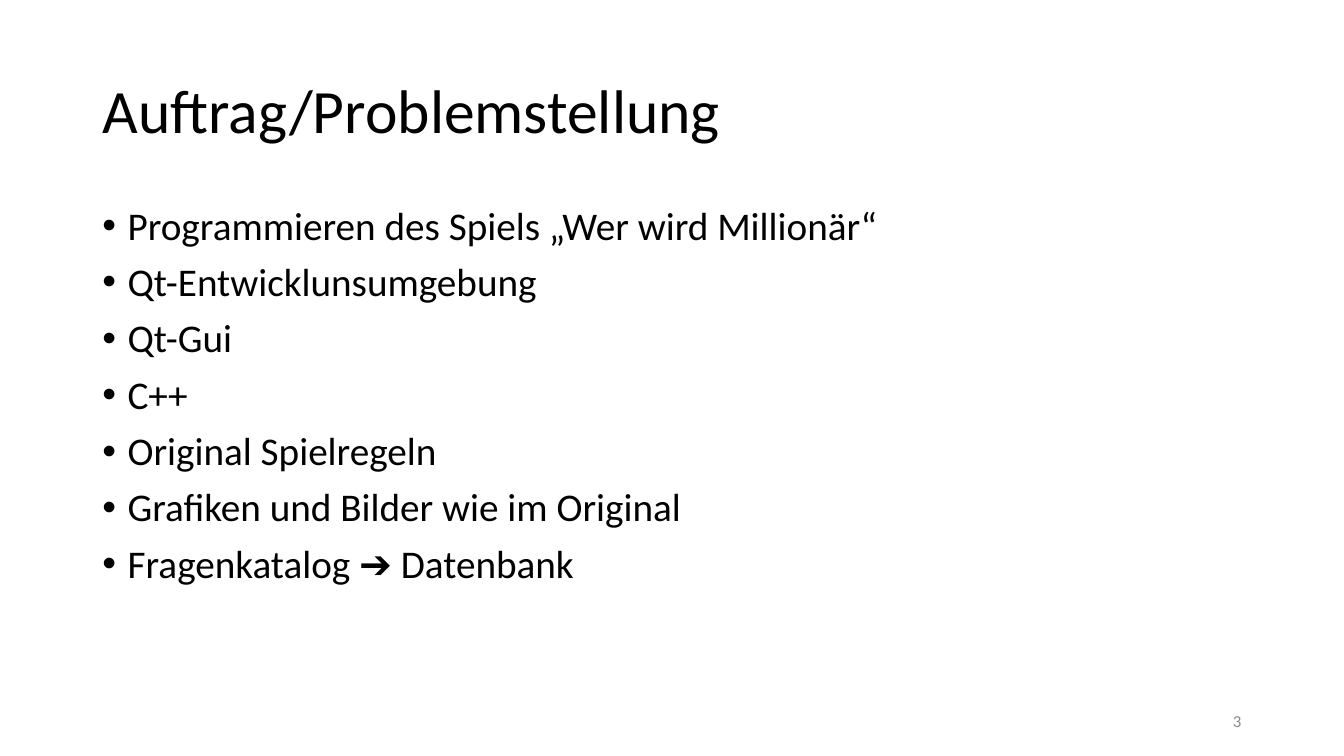
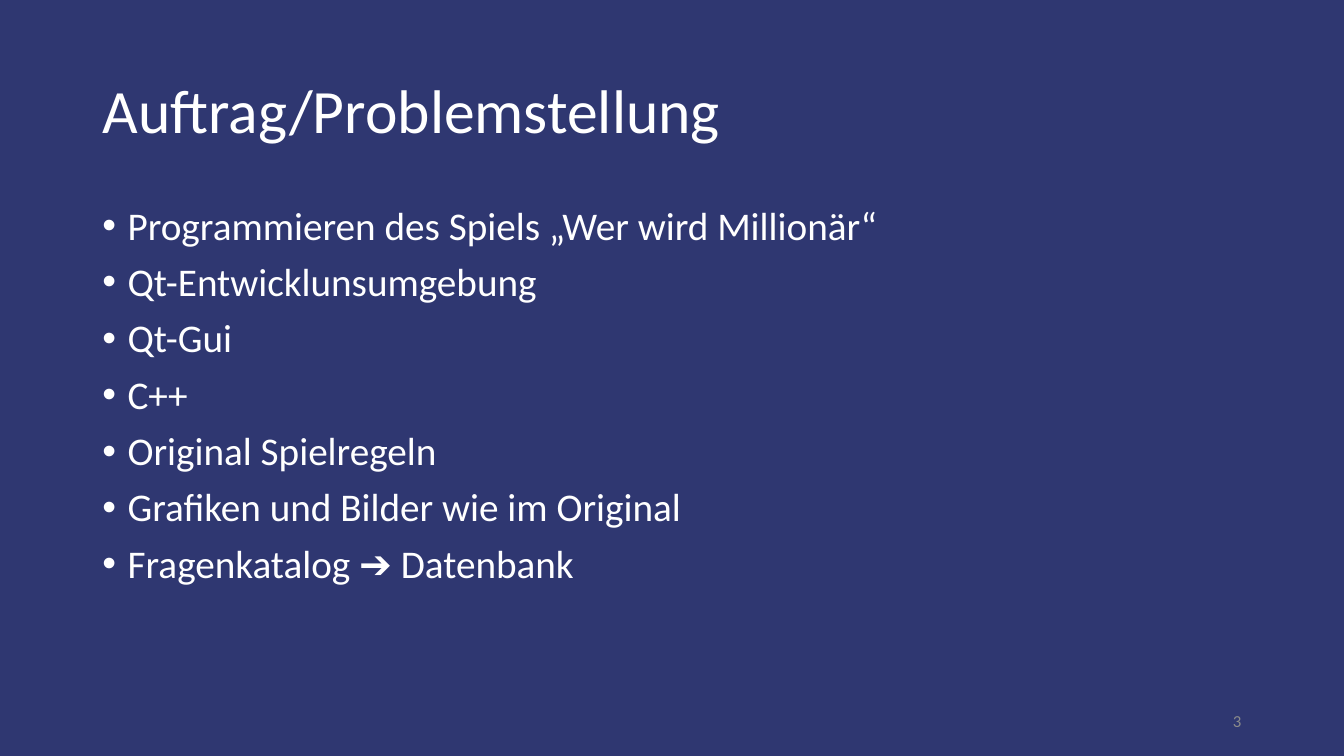
Before and after one commit to brodermar/wwm, a slide deck: slide 3 of documentation/wwmp.pptx. Drawn at 1344x756 pixels with LibreOffice and Linux fonts; fonts in the diff are those of the drawing. Boxes give left, top, right and bottom in pixels: in the first picture for what was removed or moved away, otherwise in the second. Text is boxed around its words. In the diff, an @@ line names an element or a change of style, - is before the commit and + after.

```diff
--- a/documentation/wwmp.pptx
+++ b/documentation/wwmp.pptx
@@ background #FFFFFF to #2F3771 @@
@@ title "Auftrag/Problemstellung" at box(102, 90, 719, 144): text colour #000000 to #FFFFFF @@
@@ text "Programmieren des Spiels „Wer wird ..." at box(128, 212, 877, 585): text colour #000000 to #FFFFFF @@
```
Also in this commit, not shown: 12 other slides changed, 2 other files.
